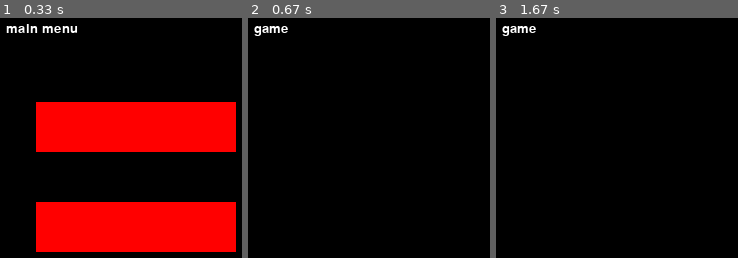
Above: before the commit, frames 1-3 (left to right).
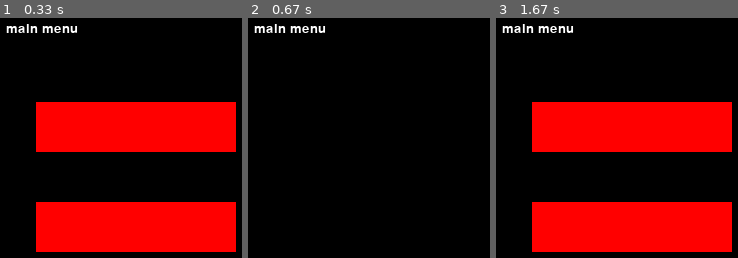
Above: after the commit, the same moments.

Repository: PINKTAIGAH/DAH
Game: pygame game, started from DAH_project/gui_test.py
Two runs of this game, one before a commit and one after it. Both use one fixed random seed, a clock stepped at 60 frames per second and the inputs below.
Inputs (mouse positions are in pixels of both pictures, inside the frame that each line leads up to):
- Up to frame 1 (0.33 s): no input
- Up to frame 2 (0.67 s): click (383, 126) at 0.38 s
- Up to frame 3 (1.67 s): no input

Frame 1 is identical in both runs. In frame 2, 0.7% of the frame differs, in the area x 2-32%, y 2-8%; in frame 3, 35%, in the area x 2-98%, y 2-98%.

Commit message:
Added signal generation when button is pressed

Diff:
--- a/DAH_project/gui_test.py
+++ b/DAH_project/gui_test.py
@@ -1,12 +1,18 @@
 import pygame, sys
 from pygame.locals import *
+from signal_generator import *
+import matplotlib.pyplot as plt
 
 pygame.init()
 pygame.display.set_caption('game base')
 
-screen = pygame.display.set_mode((500, 500),0,32)
+WIDTH, HEIGHT = 500, 500
+screen = pygame.display.set_mode((WIDTH, HEIGHT),0,32)
 main_clock = pygame.time.Clock()
 font = pygame.font.SysFont(None, 20)
+OUTPUT_RATE= 44100
+MAX_AMPLITUDE= np.iinfo(np.int16).max
+pygame.mixer.init(frequency= OUTPUT_RATE, channels=2, size= -16)
 click = False
 
 def draw_text(text, font, color, surface, x, y):
@@ -28,10 +34,16 @@
         button_2 = pygame.Rect(50, 200, 200, 50)
         if button_1.collidepoint((mx, my)):
             if click:
-                game()
+                triag523= triangle_wave(523,0.2,1)
+                note= pygame.mixer.Sound(buffer= triag523)
+                note.play()
+                time.sleep(1)
         if button_2.collidepoint((mx, my)):
             if click:
-                options()
+                square523= square_wave(523,0.2,1)
+                note= pygame.mixer.Sound(buffer= square523)
+                note.play()
+                time.sleep(1)
         pygame.draw.rect(screen, (255, 0, 0), button_1)
         pygame.draw.rect(screen, (255, 0, 0), button_2)
 
